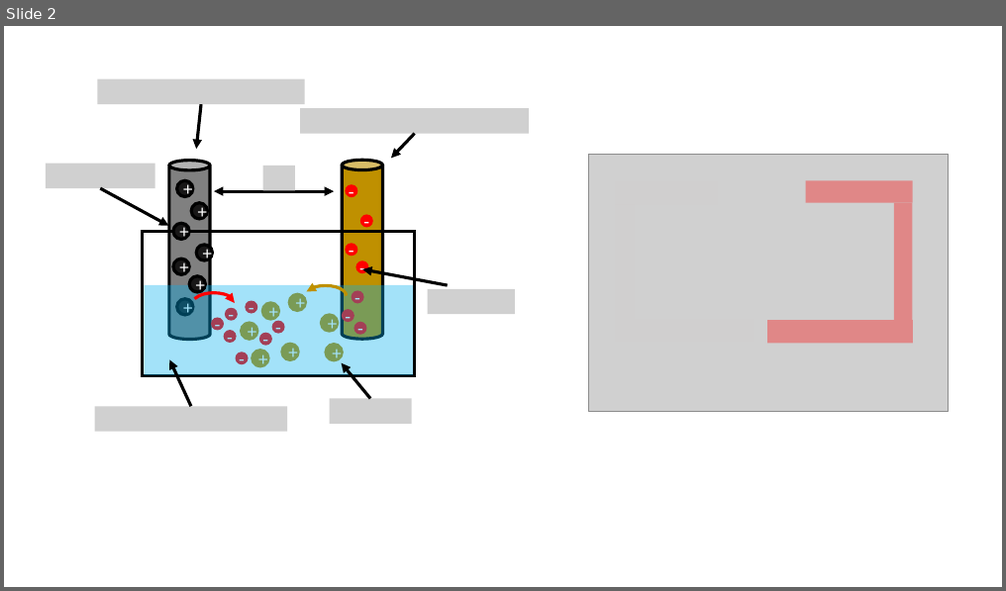
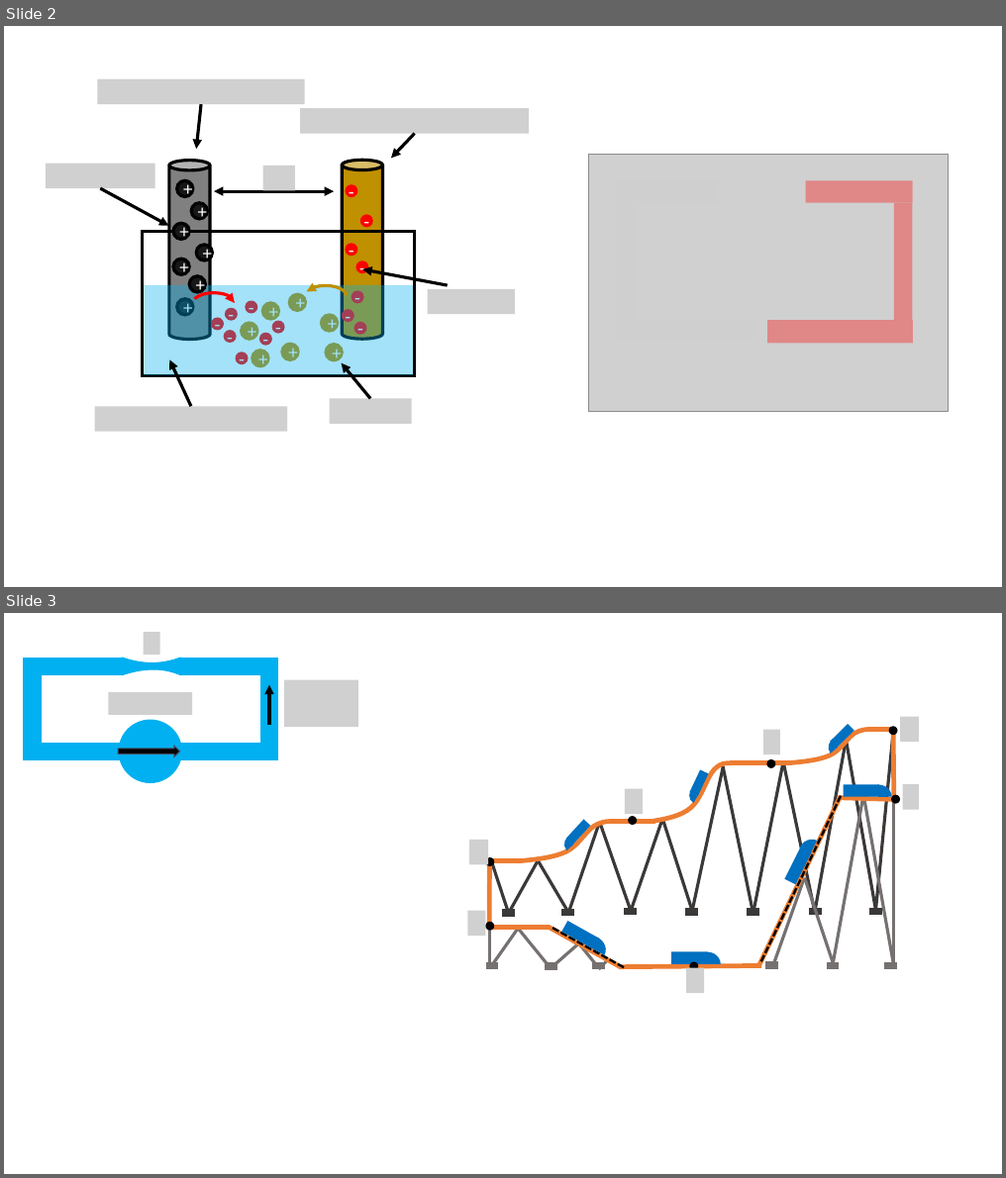
Before and after one commit to OSTP/PhysicsArtofModelling, a slide deck: tex/figures/Circuits/Figures.pptx. Shown one above the other, each under a label of ours: slide 2 before the commit, slides 2 and 3 after it. The pictures are 1006x591 and 1006x1178 pixels, drawn with LibreOffice and Linux fonts; fonts in the diff are those of the drawing; grey boxes stand for pictures. Boxes give left, top, right and bottom in pixels: in the first picture for what was removed or moved away, otherwise in the second. Text is boxed around its words. In the diff, an @@ line names an element or a change of style, - is before the commit and + after.

```diff
--- a/tex/figures/Circuits/Figures.pptx
+++ b/tex/figures/Circuits/Figures.pptx
@@ slide 3 added at bbox=[4, 613, 1002, 1174], background #FFFFFF @@
@@ group added at bbox=[24, 632, 358, 783]: 6 rectangles, 3 pictures, 1 freeform shape, 1 ellipse, 1 left arrow, 1 arrow @@
@@ picture added at bbox=[764, 730, 780, 756] @@
@@ rectangle added at bbox=[831, 724, 854, 748], fill #0070C0 @@
@@ ellipse added at bbox=[889, 726, 898, 735], fill #000000 @@
@@ picture added at bbox=[900, 716, 919, 742] @@
@@ ellipse added at bbox=[767, 760, 776, 768], fill #000000 @@
@@ pie slice (boxed as its full ellipse) added at bbox=[825, 734, 851, 761], fill #0070C0 @@
@@ picture added at bbox=[625, 789, 643, 814] @@
@@ pie slice (boxed as its full ellipse) added at bbox=[686, 784, 710, 808], fill #0070C0 @@
@@ rectangle added at bbox=[690, 769, 709, 796], fill #0070C0 @@
@@ rectangle added at bbox=[844, 784, 879, 796], fill #0070C0 @@
@@ pie slice (boxed as its full ellipse) added at bbox=[865, 784, 892, 809], fill #0070C0 @@
@@ picture added at bbox=[902, 784, 919, 810] @@
@@ rectangle added at bbox=[566, 820, 591, 845], fill #0070C0 @@
@@ ellipse added at bbox=[629, 816, 638, 825], fill #000000 @@
@@ line added from (841, 796) to (761, 963), #000000 2.25 pt dashed @@
@@ ellipse added at bbox=[891, 795, 900, 804], fill #000000 @@
@@ picture added at bbox=[469, 840, 488, 865] @@
@@ pie slice (boxed as its full ellipse) added at bbox=[560, 831, 587, 858], fill #0070C0 @@
@@ rectangle added at bbox=[785, 847, 812, 884], fill #0070C0 @@
@@ pie slice (boxed as its full ellipse) added at bbox=[794, 836, 828, 870], fill #0070C0 @@
@@ ellipse added at bbox=[485, 858, 494, 866], fill #000000 @@
@@ picture added at bbox=[468, 911, 486, 937] @@
@@ ellipse added at bbox=[485, 922, 494, 931], fill #000000 @@
@@ line added from (624, 967) to (552, 928), #000000 2.25 pt dashed @@
@@ rectangle added at bbox=[561, 921, 599, 949], fill #0070C0 @@
@@ pie slice (boxed as its full ellipse) added at bbox=[574, 932, 610, 966], fill #0070C0 @@
@@ rectangle added at bbox=[672, 953, 708, 964], fill #0070C0 @@
@@ picture added at bbox=[687, 967, 705, 993] @@
@@ ellipse added at bbox=[690, 961, 699, 970], fill #000000 @@
@@ pie slice (boxed as its full ellipse) added at bbox=[693, 953, 721, 977], fill #0070C0 @@
@@ group added at bbox=[487, 727, 896, 969]: 36 lines, 13 rectangles, 3 freeform shapes @@
```
Also in this commit, not shown: 1 slide removed, 2 other files.
